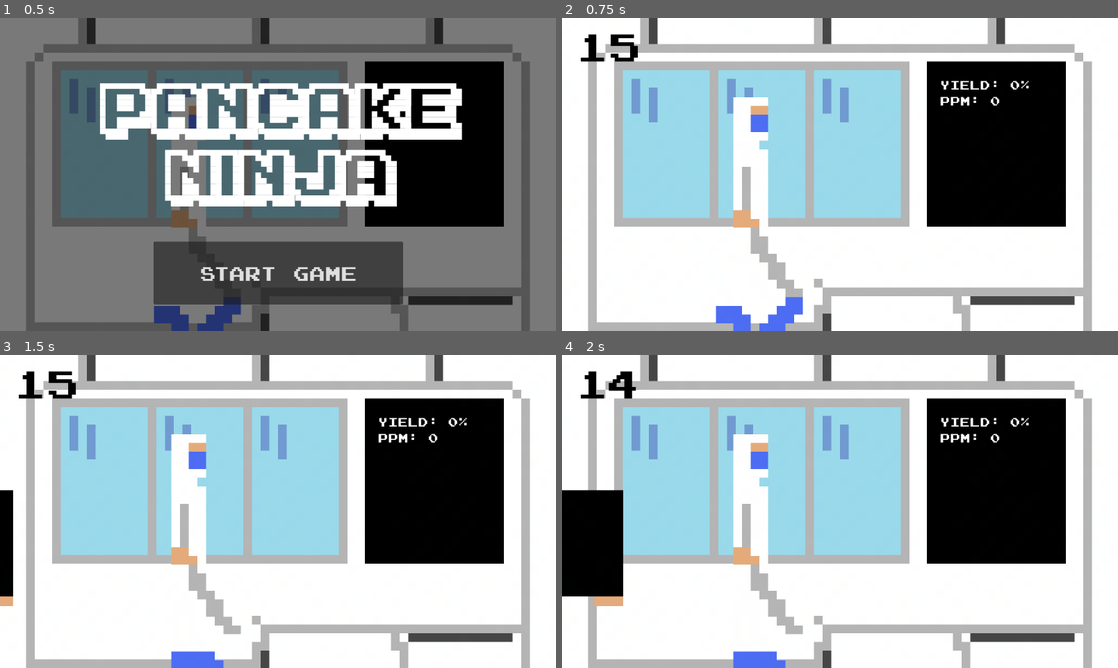
Above: before the commit, frames 1-4 (two rows, left to right).
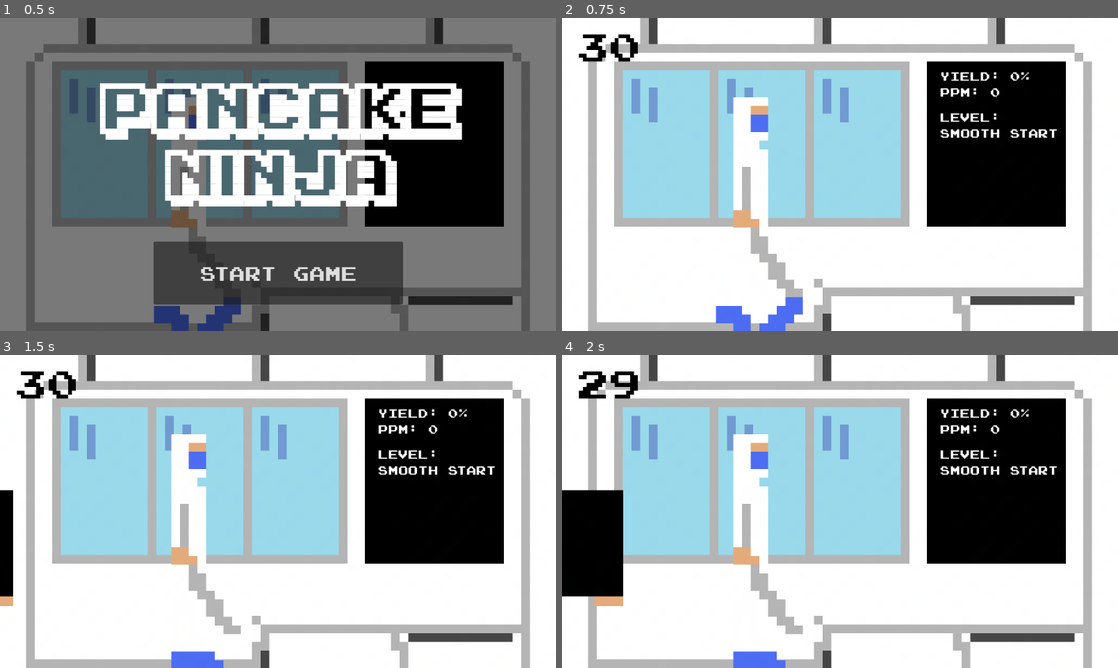
Above: after the commit, the same moments.

Repository: pancake-ninja-game/pancake-ninja
Game: Godot game, scene res://main.tscn
Same seed, same stepped clock (60 frames per second), same inputs: the game is played once before the commit and once after it.
Inputs (mouse positions are in pixels of both pictures, inside the frame that each line leads up to):
- Up to frame 1 (0.5 s): no input
- Up to frame 2 (0.75 s): click "Start Game" at 0.5 s
- Up to frame 3 (1.5 s): tap Enter at 1.25 s; move the mouse to (194, 561) at 1.27 s
- Up to frame 4 (2 s): no input

Frame 1 is identical in both runs. In frame 2, 1.5% of the frame differs, in the area x 3-89%, y 5-39%; in frame 3, 1.5%; in frame 4, 1.6%.

Commit message:
Add levels and more audio feedback

Diff:
--- a/globals.gd
+++ b/globals.gd
@@ -5,5 +5,10 @@
 const WINDOW_WIDTH: int = 1152
 const WINDOW_HEIGHT: int = 648
 
+const ROUND_LENGTH: int = 30
+const LEVELS: int = 3
+const LEVEL_NAMES: Array[String] = ["Smooth Start", "Charge Up", "Madness"]
+const LEVEL_LIME_SPEEDS: Array[int] = [200, 300, 400]
+
 var sheet_width: float
 var sheet_height: float
--- a/main.gd
+++ b/main.gd
@@ -6,6 +6,7 @@
 signal reset_state_requested
 
 const DEFAULT_LINE_SPEED: int = 200
+var line_speeds: Array[int] = [200, 300, 350]
 
 var is_playing: bool = false
 var line_speed: float
@@ -147,3 +148,7 @@
 		return
 
 	end_game()
+
+
+func _on_round_timer_level_change_requested(level_index: int) -> void:
+	set_line_speed(line_speeds[level_index])
--- a/main.tscn
+++ b/main.tscn
@@ -13,6 +13,7 @@
 [ext_resource type="AudioStream" uid="uid://bgolyal6d6cem" path="res://chiptune-action-song-for-boss-fights-265979.mp3" id="6_xrdba"]
 [ext_resource type="Script" path="res://end_screen.gd" id="10_we75j"]
 [ext_resource type="AudioStream" uid="uid://7uvt4e55d3m1" path="res://retro-game-arcade-236133.mp3" id="11_tcasj"]
+[ext_resource type="Texture2D" uid="uid://cogssn8v8u1hu" path="res://sheet/sheet.png" id="14_lw4sr"]
 
 [node name="Main" type="Node2D"]
 script = ExtResource("1_cp1wt")
@@ -37,6 +38,7 @@
 stream = ExtResource("11_tcasj")
 
 [node name="GameScreen" type="CanvasLayer" parent="."]
+visible = false
 script = ExtResource("1_hupoq")
 
 [node name="SheetSpawnTimer" type="Timer" parent="GameScreen"]
@@ -56,16 +58,27 @@
 offset_bottom = 170.0
 script = ExtResource("6_x31ci")
 
-[node name="Label" type="Label" parent="GameScreen/Scoreboard"]
+[node name="Score" type="Label" parent="GameScreen/Scoreboard"]
 layout_mode = 0
 offset_left = -29.0
-offset_top = -7.0
+offset_top = -25.0
 offset_right = 244.0
-offset_bottom = 68.0
+offset_bottom = 50.0
 theme = ExtResource("3_8c0d6")
 theme_override_font_sizes/font_size = 25
 text = "Yield: 0%
 PPM: 0"
+
+[node name="Level" type="Label" parent="GameScreen/Scoreboard"]
+layout_mode = 0
+offset_left = -29.0
+offset_top = 60.0
+offset_right = 282.0
+offset_bottom = 123.0
+theme = ExtResource("3_8c0d6")
+theme_override_font_sizes/font_size = 25
+text = "Level:
+Beginner"
 
 [node name="StartScreen" type="CanvasLayer" parent="."]
 visible = false
@@ -143,6 +156,57 @@
 grow_vertical = 0
 theme = ExtResource("3_8c0d6")
 text = "Play Again"
+
+[node name="Instruction screen" type="CanvasLayer" parent="."]
+visible = false
+
+[node name="ColorRect" type="ColorRect" parent="Instruction screen"]
+offset_right = 1152.0
+offset_bottom = 648.0
+color = Color(0, 0, 0, 0.52549)
+
+[node name="FinalScore" type="Label" parent="Instruction screen"]
+anchors_preset = 5
+anchor_left = 0.5
+anchor_right = 0.5
+offset_left = -516.0
+offset_top = 50.0
+offset_right = 478.0
+offset_bottom = 251.0
+grow_horizontal = 2
+theme = ExtResource("3_8c0d6")
+text = "Dragging your mouse or finger
+through the pancake inside
+the green zone"
+
+[node name="StartGame" type="Button" parent="Instruction screen"]
+anchors_preset = 7
+anchor_left = 0.5
+anchor_top = 1.0
+anchor_right = 0.5
+anchor_bottom = 1.0
+offset_left = -258.0
+offset_top = -185.0
+offset_right = 259.0
+offset_bottom = -55.0
+grow_horizontal = 2
+grow_vertical = 0
+theme = ExtResource("3_8c0d6")
+text = "Ok, let's go!"
+
+[node name="Sprite2D" type="Sprite2D" parent="Instruction screen"]
+position = Vector2(52, 420)
+texture = ExtResource("14_lw4sr")
+
+[node name="Sprite2D2" type="Sprite2D" parent="Instruction screen"]
+position = Vector2(211, 420)
+texture = ExtResource("14_lw4sr")
+
+[node name="Line2D" type="Line2D" parent="Instruction screen"]
+position = Vector2(137, 299)
+scale = Vector2(6.52301, 1.00649)
+points = PackedVector2Array(0, 0, 0, 220)
+default_color = Color(0, 1, 0.583333, 0.458824)
 
 [connection signal="game_ended" from="." to="GameScreen" method="_on_main_game_ended"]
 [connection signal="game_ended" from="." to="GameScreen/RoundTimer" method="_on_main_game_ended"]
@@ -151,11 +215,15 @@
 [connection signal="game_started" from="." to="GameScreen/RoundTimer" method="_on_game_started"]
 [connection signal="game_started" from="." to="GameScreen/RoundTimer" method="_on_main_game_started"]
 [connection signal="game_started" from="." to="GameScreen/Stack" method="_on_main_game_started"]
+[connection signal="reset_state_requested" from="." to="GameScreen/Scoreboard" method="_on_main_reset_state_requested"]
 [connection signal="score_changed" from="ScoreManager" to="GameScreen/Scoreboard" method="_on_score_changed"]
 [connection signal="score_changed" from="ScoreManager" to="EndScreen" method="_on_score_changed"]
 [connection signal="timeout" from="GameScreen/SheetSpawnTimer" to="." method="_on_sheet_spawn_timer_timeout"]
+[connection signal="level_change_requested" from="GameScreen/RoundTimer" to="." method="_on_round_timer_level_change_requested"]
+[connection signal="level_change_requested" from="GameScreen/RoundTimer" to="GameScreen/Scoreboard" method="_on_round_timer_level_change_requested"]
 [connection signal="tick" from="GameScreen/RoundTimer" to="ScoreManager" method="_on_round_timer_tick"]
 [connection signal="timeout" from="GameScreen/RoundTimer" to="." method="_on_round_timer_timeout"]
 [connection signal="stack_completed" from="GameScreen/Stack" to="ScoreManager" method="_on_stack_completed"]
 [connection signal="pressed" from="StartScreen/StartGame" to="." method="_on_start_game_pressed"]
 [connection signal="pressed" from="EndScreen/PlayAgain" to="." method="_on_play_again_pressed"]
+[connection signal="pressed" from="Instruction screen/StartGame" to="." method="_on_start_game_pressed"]
--- a/project.godot
+++ b/project.godot
@@ -48,7 +48,6 @@
 gdscript/warnings/redundant_await=2
 gdscript/warnings/assert_always_true=2
 gdscript/warnings/assert_always_false=2
-gdscript/warnings/integer_division=2
 gdscript/warnings/narrowing_conversion=2
 gdscript/warnings/int_as_enum_without_cast=2
 gdscript/warnings/int_as_enum_without_match=2
--- a/round_timer/round_timer.gd
+++ b/round_timer/round_timer.gd
@@ -3,8 +3,8 @@
 
 signal timeout
 signal tick(time_passed: int)
+signal level_change_requested(level_index: int)
 
-const ROUND_LENGTH: int = 15
 var time_left: int
 
 @onready var timer: Timer = $Timer
@@ -16,7 +16,7 @@
 
 
 func reset() -> void:
-	time_left = ROUND_LENGTH
+	time_left = globals.ROUND_LENGTH
 	update_label()
 
 
@@ -33,7 +33,7 @@
 
 
 func emit_tick() -> void:
-	var t: int = ROUND_LENGTH - time_left
+	var t: int = globals.ROUND_LENGTH - time_left
 	tick.emit(t)
 
 
@@ -42,11 +42,14 @@
 	update_label()
 	emit_tick()
 
-	if time_left > 0:
+	if time_left == 0:
+		timeout.emit()
+		timer.stop()
 		return
 
-	timeout.emit()
-	timer.stop()
+	if time_left % (globals.ROUND_LENGTH / globals.LEVELS) == 0:
+		var next: int = (globals.ROUND_LENGTH - time_left) / (globals.ROUND_LENGTH / globals.LEVELS)
+		level_change_requested.emit(next)
 
 
 func _on_main_game_started() -> void:
--- a/scoreboard.gd
+++ b/scoreboard.gd
@@ -1,12 +1,26 @@
 class_name Scoreboard
 extends Control
 
-@onready var label: Label = $Label
+@onready var score: Label = $Score
+@onready var level: Label = $Level
 
 
-func update_label(yield_: int, ppm: int) -> void:
-	label.text = "Yield: %d%%\nPPM: %d" % [yield_, ppm]
+func update_score(yield_: int, ppm: int) -> void:
+	score.text = "Yield: %d%%\nPPM: %d" % [yield_, ppm]
+
+
+func update_level(level_index: int) -> void:
+	level.text = "Level:\n%s" % [globals.LEVEL_NAMES[level_index]]
 
 
 func _on_score_changed(yield_: int, ppm: int) -> void:
-	update_label(yield_, ppm)
+	update_score(yield_, ppm)
+
+
+func _on_round_timer_level_change_requested(level_index: int) -> void:
+	update_level(level_index)
+
+
+func _on_main_reset_state_requested() -> void:
+	update_score(0, 0)
+	update_level(0)
--- a/stack/stack.gd
+++ b/stack/stack.gd
@@ -8,6 +8,7 @@
 
 var sheets: Array[SheetScene] = []
 
+@onready var sheet_stacked_sound: AudioStreamPlayer2D = $SheetStackedSound
 @onready var stack_completed_sound: AudioStreamPlayer2D = $StackCompletedSound
 
 
@@ -20,6 +21,8 @@
 		empty()
 		stack_completed_sound.play()
 		stack_completed.emit()
+	else:
+		sheet_stacked_sound.play()
 
 	sheets.append(sheet)
 	sheet.reparent(self)
--- a/stack/stack.tscn
+++ b/stack/stack.tscn
@@ -1,11 +1,16 @@
-[gd_scene load_steps=3 format=3 uid="uid://f1mqnvqch0um"]
+[gd_scene load_steps=4 format=3 uid="uid://f1mqnvqch0um"]
 
 [ext_resource type="Script" path="res://stack/stack.gd" id="1_m680o"]
 [ext_resource type="AudioStream" uid="uid://dp84kctw64ep7" path="res://8-bit-game-4-188106.mp3" id="2_lwfq8"]
+[ext_resource type="AudioStream" uid="uid://ba50b1jhsu6xo" path="res://8-bit-game-7-188104.mp3" id="2_vlu5g"]
 
 [node name="Stack" type="Node2D"]
 script = ExtResource("1_m680o")
 
+[node name="SheetStackedSound" type="AudioStreamPlayer2D" parent="."]
+stream = ExtResource("2_vlu5g")
+volume_db = -3.0
+
 [node name="StackCompletedSound" type="AudioStreamPlayer2D" parent="."]
 stream = ExtResource("2_lwfq8")
 volume_db = 5.0
Not shown, added: 8-bit-game-7-188104.mp3.import
Not shown: 1 places in main.tscn that only renumber resources
Not shown, added: 8-bit-game-7-188104.mp3
Not shown, changed: export/web/index.html
Not shown, changed: export/web/index.pck
